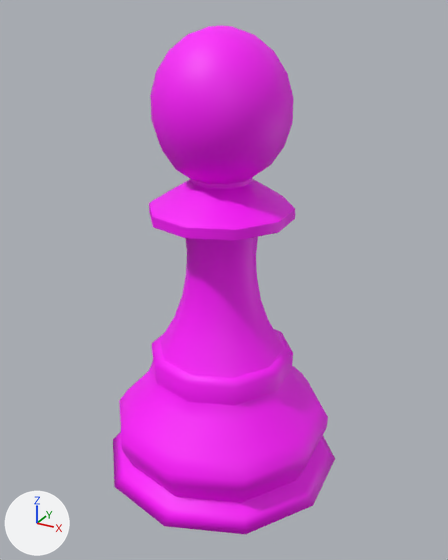
An edit to the glTF model assets/toy/item-0-11.glb, drawn before and after from the same camera.
Both versions are drawn from a 50 mm camera at (0.1, -0.1798, 0.1782) aimed at (0.0006, 0.001, 0.0878). Lighting does not change. The marker at lower left points along +X, +Y and +Z. The picture after the commit comes second. Where no turn or scale is listed for an object, it has been applied to the vertices.

Objects in the first picture: 'BlackPawn'.
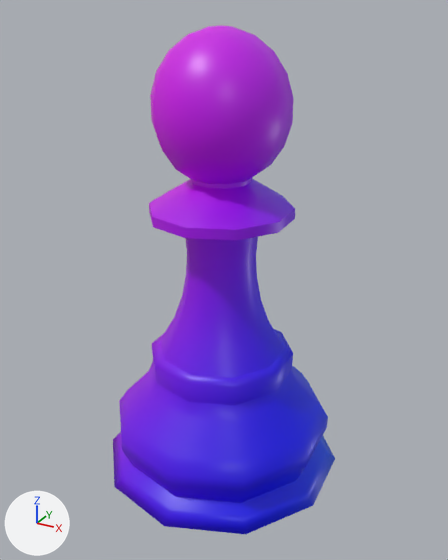
Boxes [x1, y1, x2, y2] around the edits, measured in the pictures (448 x 560 px):
'BlackPawn', surface changed (darker): [113, 25, 335, 534] in both

What changed in the scene script:
```text
Add img_image_0:
    img_image_0 = load_image('Image_0', '_unpacked/Image_0', 64, 64, 'sRGB')
Add img_image_1:
    img_image_1 = load_image('Image_1', '_unpacked/Image_1', 64, 64, 'sRGB')
Change mat_piece_0_11:
    remove # nodes: BsdfPrincipled, OutputMaterial
    remove # colours: pink #ff00ff
    nodes: BsdfPrincipled, Mix, OutputMaterial, TexImage x2
    colours: white #f3f3f3
    uses the picture img_image_0
    uses the picture img_image_1
```
